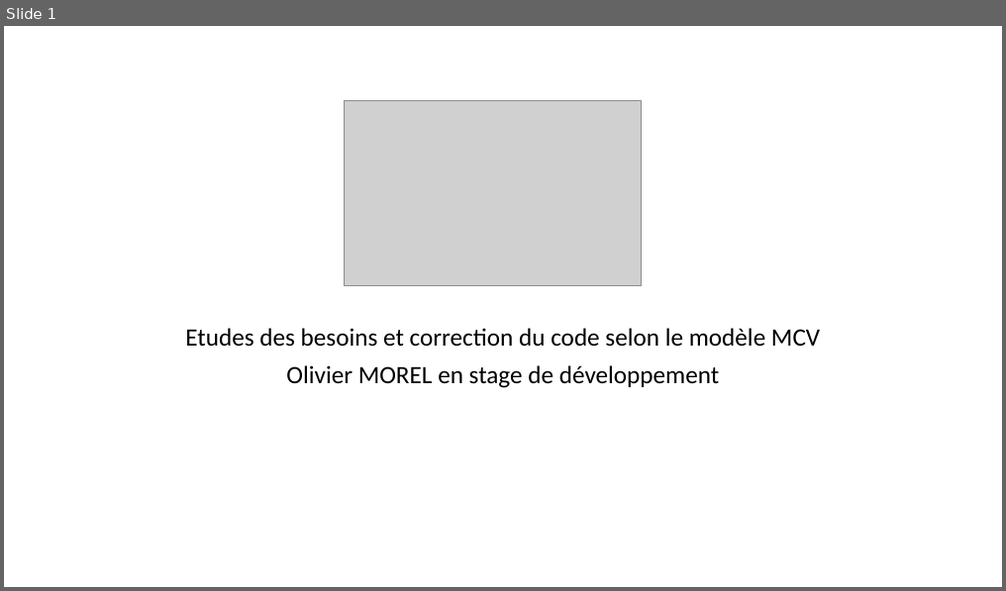
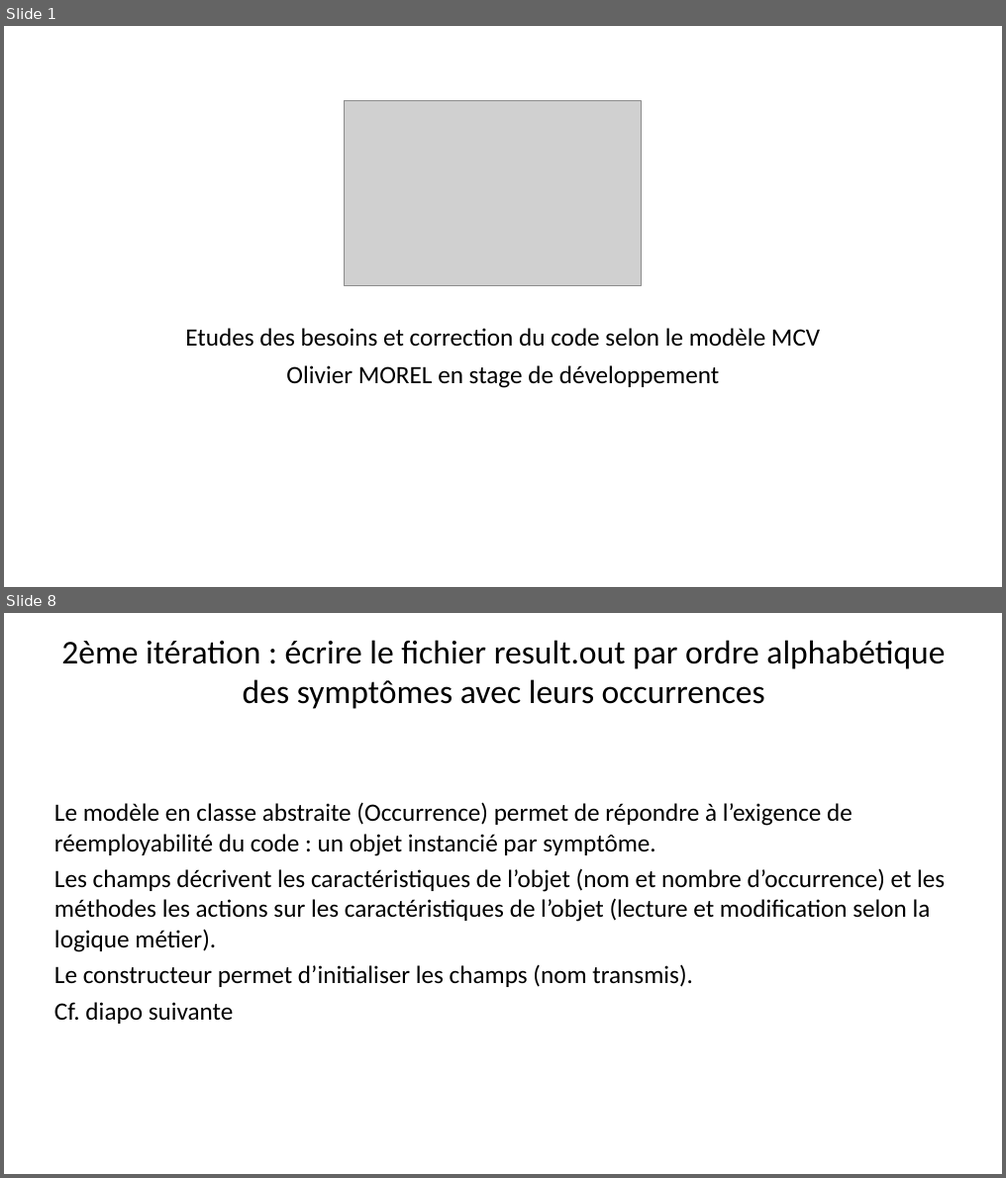
Before and after one commit to emmo78/Project_DA_Java_EN_Come_to_the_Rescue_of_a_Java_Application, a slide deck: PresentationOlivierMOREL.pptx. Shown one above the other, each under a label of ours: slide 1 before the commit, slides 1 and 8 after it; the slides between them are not shown. The pictures are 1006x591 and 1006x1178 pixels, drawn with LibreOffice and Linux fonts; fonts in the diff are those of the drawing; grey boxes stand for pictures. Boxes give left, top, right and bottom in pixels: in the first picture for what was removed or moved away, otherwise in the second. Text is boxed around its words. In the diff, an @@ line names an element or a change of style, - is before the commit and + after.

```diff
--- a/PresentationOlivierMOREL.pptx
+++ b/PresentationOlivierMOREL.pptx
@@ slide 8 added at (x1=4, y1=613, x2=1002, y2=1174), background #FFFFFF @@
@@ text added at (x1=61, y1=640, x2=944, y2=709), 32 pt, text #000000 @@
+2ème itération : écrire le fichier result.out par ordre alphabétique des symptômes avec leurs occurrences
@@ text added at (x1=54, y1=802, x2=944, y2=1024), 24 pt, text #000000 @@
+Le modèle en classe abstraite (Occurrence) permet de répondre à l’exigence de réemployabilité du code : un objet instancié par symptôme.
+Les champs décrivent les caractéristiques de l’objet (nom et nombre d’occurrence) et les méthodes les actions sur les caractéristiques de l’objet (lecture et modification selon la logique métier).
+Le constructeur permet d’initialiser les champs (nom transmis).
+Cf. diapo suivante
```
Also in this commit, not shown: 5 slides changed, 5 other slides added, 6 slides removed.
